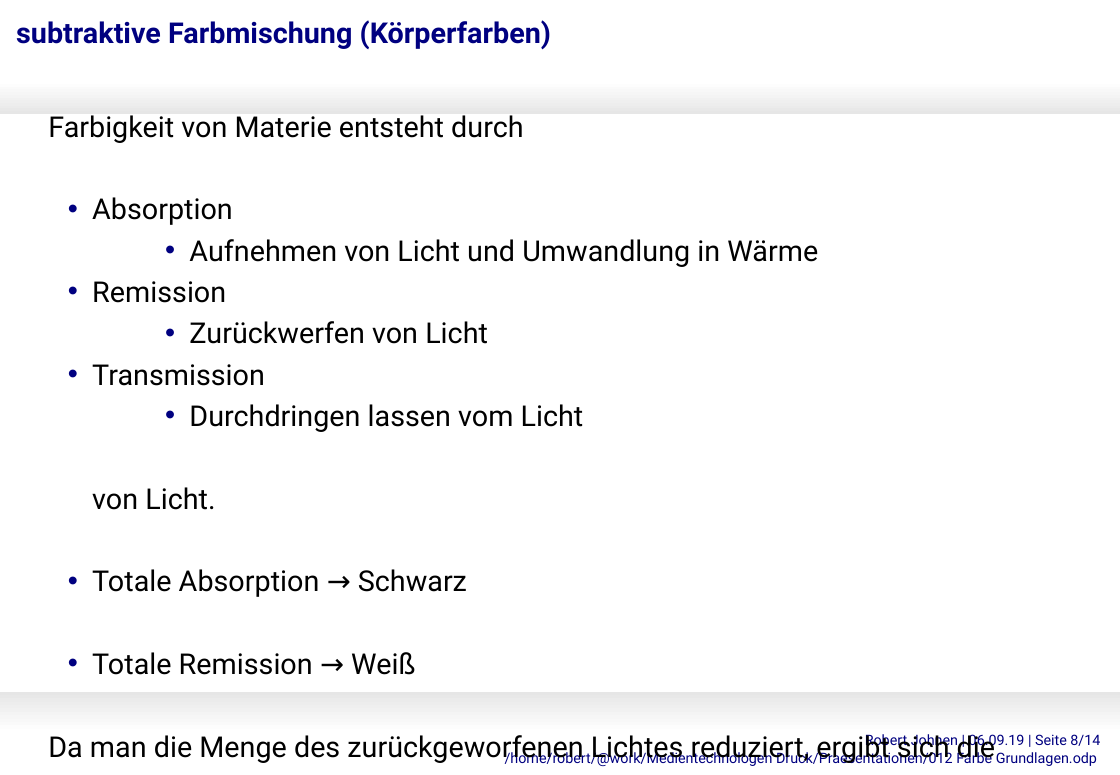
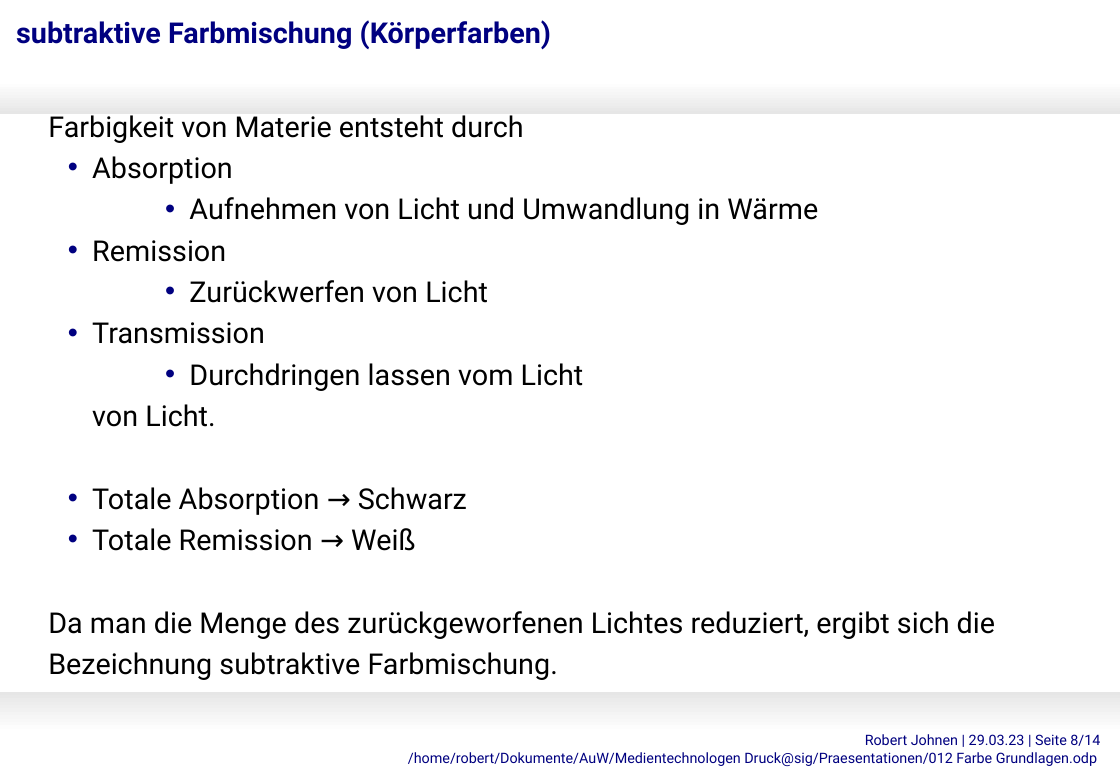
Before and after one commit to Robert-Johnen/Medienfachwirt, a slide deck: slide 8 of 012 Farbe Grundlagen.odp. Drawn at 1120x775 pixels with LibreOffice and Linux fonts; fonts in the diff are those of the drawing. Boxes give left, top, right and bottom in pixels: in the first picture for what was removed or moved away, otherwise in the second. Text is boxed around its words. In the diff, an @@ line names an element or a change of style, - is before the commit and + after.

```diff
--- a/012 Farbe Grundlagen.odp
+++ b/012 Farbe Grundlagen.odp
@@ text "Farbigkeit von Materie entsteht durch" rewrapped from (x1=48, y1=115, x2=995, y2=764) to (x1=48, y1=115, x2=995, y2=680) @@
@@ text at (x1=408, y1=734, x2=1100, y2=766): text changed @@
-Robert Johnen | 06.09.19 | Seite 8/14
-/home/robert/@work/Medientechnologen Druck/Praesentationen/012 Farbe Grundlagen.odp
+Robert Johnen | 29.03.23 | Seite 8/14
+/home/robert/Dokumente/AuW/Medientechnologen Druck@sig/Praesentationen/012 Farbe Grundlagen.odp
```
Also in this commit, not shown: 13 other slides changed, 2 other files.
